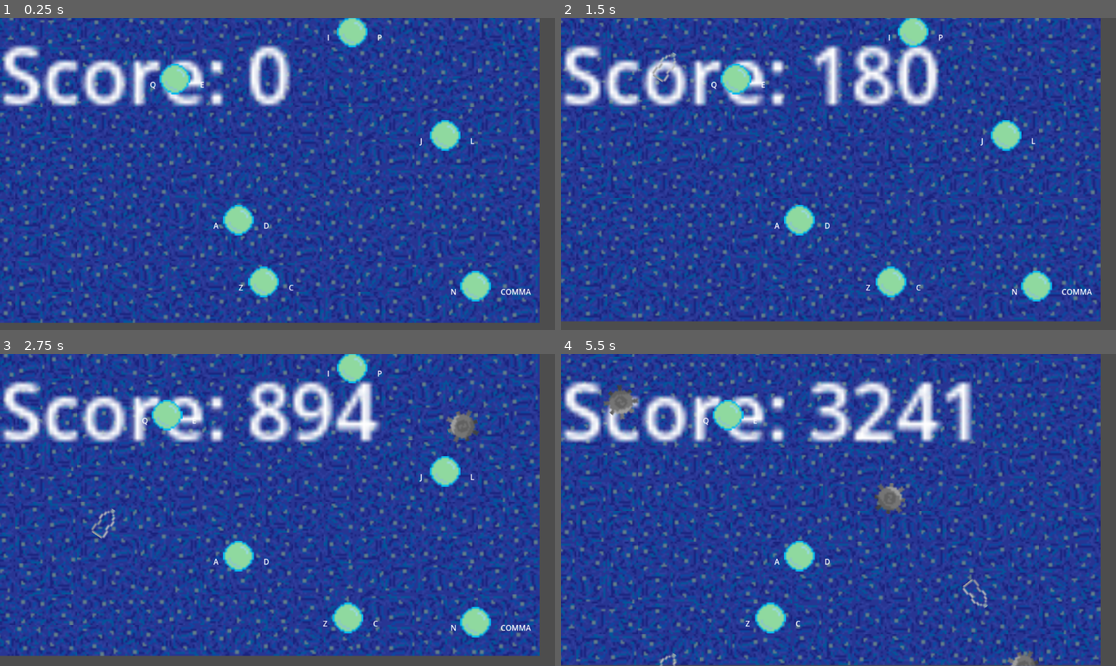
Above: before the commit, frames 1-4 (two rows, left to right).
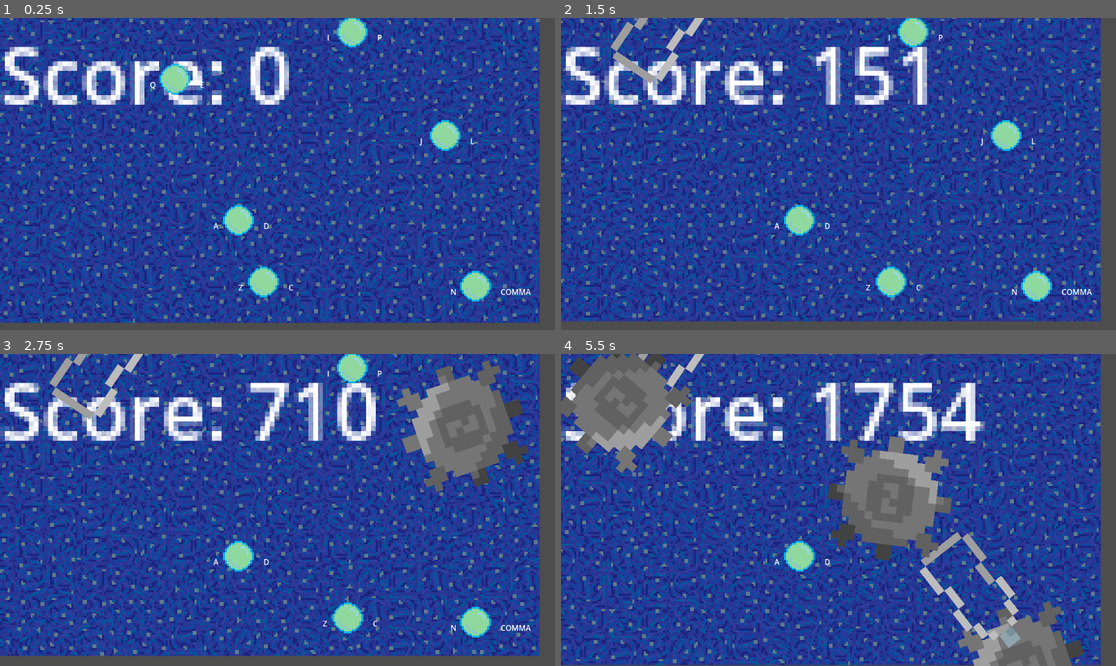
Above: after the commit, the same moments.

Repository: jschavey/bubble-ggj2025
Game: Godot game, scene res://main.tscn
The game is run twice, just before and just after one commit, with the same random seed, the same clock (stepped at 60 frames per second) and the same inputs.
Inputs:
- Up to frame 1 (0.25 s): no input
- Up to frame 2 (1.5 s): tap Enter at 0.5 s; hold C (move_right_3) 0.53-1.28 s; tap Q (move_left_2) at 0.6 s; hold Z (move_left_3) from 1.28 s (still down); tap E (move_right_2) at 1.35 s
- Up to frame 3 (2.75 s): release Z (move_left_3) at 2.03 s; hold C (move_right_3) from 2.03 s (still down); tap Q (move_left_2) at 2.1 s
- Up to frame 4 (5.5 s): tap E (move_right_2) at 2.85, 4.35 s; release C (move_right_3) at 3.53 s; hold Z (move_left_3) from 3.53 s (still down); tap Q (move_left_2) at 3.6, 5.1 s

The runs differ from the first frame. In frame 1, 5.0% of the frame differs, in the area x 0-97%, y 0-98%; in frame 2, 7.9%; in frame 3, 14%; in frame 4, 22%, in the area x 0-98%, y 0-100%.

Commit message:
balance obstacle sizes

Diff:
--- a/main.gd
+++ b/main.gd
@@ -7,7 +7,12 @@
 @onready var bubble_scene = preload("res://Bubble.tscn")
 @onready var score_label = $ScoreLabel  # Access the ScoreLabel node
 
+@export var spawn_rate_increase_interval: float = 10.0  # Time in seconds to increase the spawn rate
+@export var spawn_rate_increase_factor: float = 0.8  # Factor to decrease the spawn interval
+
+
 var obstacle_timer = 0.0
+var spawn_rate_timer = 0.0
 var bubbles = []
 var total_score = 0
 
@@ -45,9 +50,16 @@
 
 func _process(delta: float):
 	obstacle_timer += delta
+	spawn_rate_timer += delta
+
 	if obstacle_timer >= obstacle_spawn_interval:
 		spawn_obstacle()
 		obstacle_timer = 0.0
+
+	if spawn_rate_timer >= spawn_rate_increase_interval:
+		obstacle_spawn_interval *= spawn_rate_increase_factor  # Decrease the spawn interval to increase spawn rate
+		spawn_rate_timer = 0.0
+		print("Increased obstacle spawn rate, new interval: ", obstacle_spawn_interval)
 
 	# Continuously update the score from all alive bubbles
 	#total_score = 0
--- a/obstacle.gd
+++ b/obstacle.gd
@@ -1,7 +1,7 @@
 extends Area2D
 
 @export var obstacle_textures: Array[Texture2D]
-@export var obstacle_size: Vector2 = Vector2(64, 64)  # Adjust the obstacle size
+@export var obstacle_size: Vector2 = Vector2(256, 256)  # Adjust the obstacle size
 @export var speed: float = 200.0
 
 @onready var sprite = get_node("../Sprite2D")  # Access the sibling Sprite2D node
--- a/obstacle.tscn
+++ b/obstacle.tscn
@@ -14,6 +14,7 @@
 [node name="Sprite2D" type="Sprite2D" parent="."]
 
 [node name="Area2D" type="Area2D" parent="."]
+texture_filter = 1
 script = ExtResource("1_chjxo")
 obstacle_textures = Array[Texture2D]([ExtResource("6_dmqps"), ExtResource("2_u243q"), ExtResource("5_fkp10"), ExtResource("4_uvjxv"), ExtResource("3_n1eft")])
 
--- a/project.godot
+++ b/project.godot
@@ -86,5 +86,6 @@
 
 [rendering]
 
+textures/canvas_textures/default_texture_filter=0
 renderer/rendering_method="gl_compatibility"
 renderer/rendering_method.mobile="gl_compatibility"
